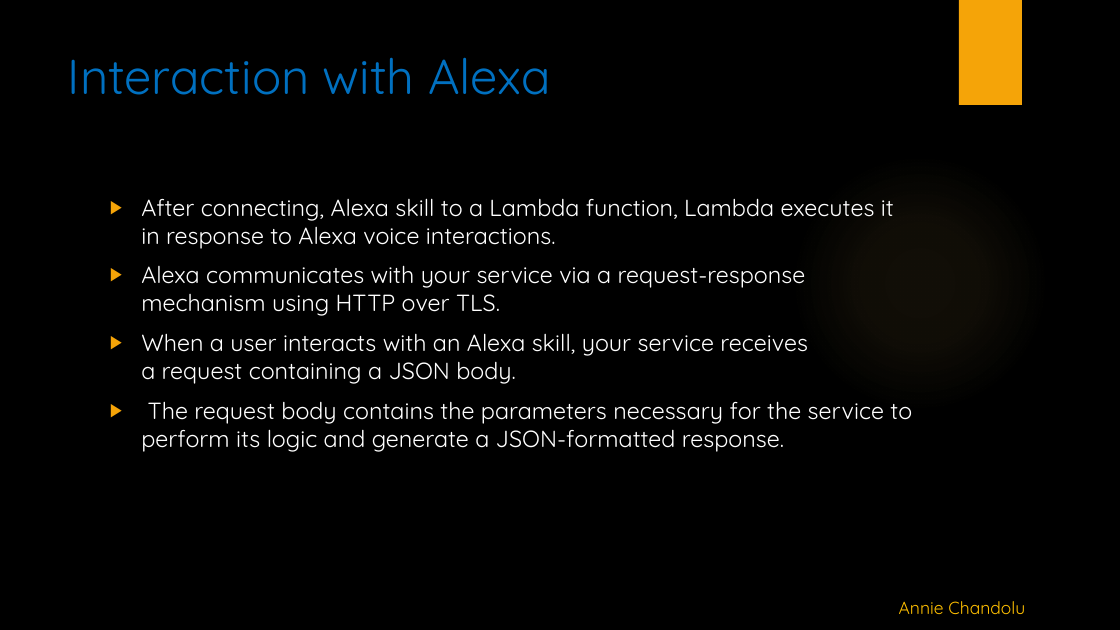
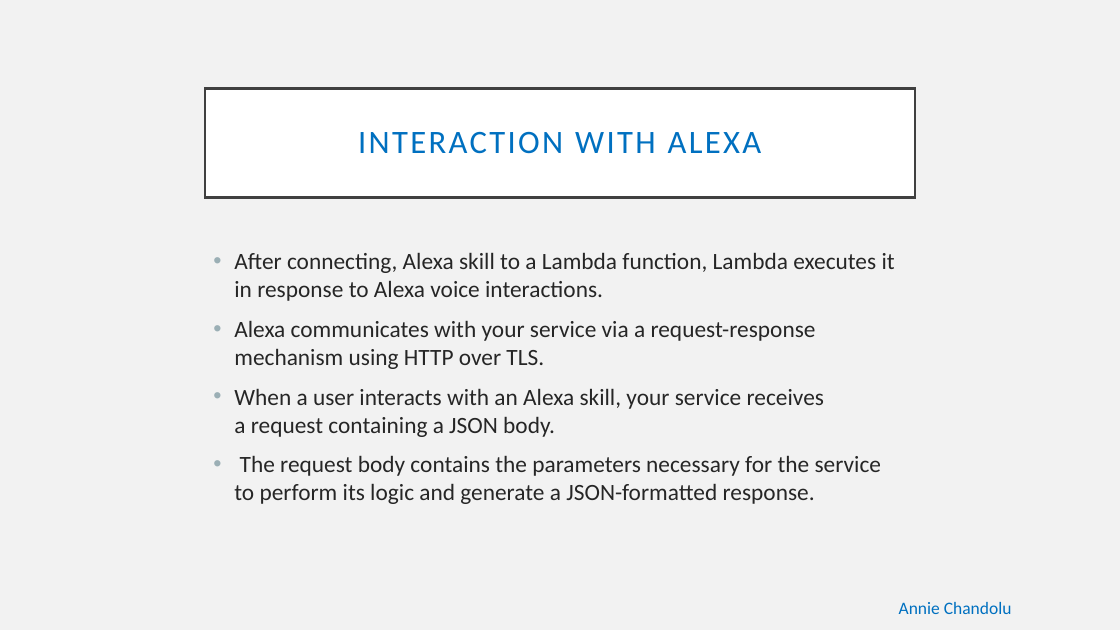
Before and after one commit to alekhyajaddu/alexa-project, a slide deck: slide 14 of Alexa ppt.pptx. Drawn at 1120x630 pixels with LibreOffice and Linux fonts; fonts in the diff are those of the drawing; background and template pictures are left out. Boxes give left, top, right and bottom in pixels: in the first picture for what was removed or moved away, otherwise in the second. Text is boxed around its words. In the diff, an @@ line names an element or a change of style, - is before the commit and + after.

```diff
--- a/Alexa ppt.pptx
+++ b/Alexa ppt.pptx
@@ background picture (left out) to #F2F2F2 @@
@@ rectangle removed at (959,0,1022,105) @@
@@ title "INTERACTION WITH ALEXA": place and size @@
-title "INTERACTION WITH ALEXA" at (68,57,551,95)
+title "INTERACTION WITH ALEXA" at (205,88,915,197)
@@ title "INTERACTION WITH ALEXA" at (205,88,915,197): vertical alignment top to middle; fill none to #FFFFFF; outline none to #404040 2.5 pt @@
@@ title at (358,131,762,154): text changed; size 42 to 28 pt; font Quicksand to Calibri @@
-Interaction with Alexa
+INTERACTION WITH ALEXA
@@ ellipse removed at (791,154,1049,413) @@
@@ text "After connecting, Alexa skill to ...": place and size @@
-text "After connecting, Alexa skill to ..." at (141,198,912,452)
+text "After connecting, Alexa skill to ..." at (234,252,895,504)
@@ text "After connecting, Alexa skill to ..." at (234,252,895,504): font Quicksand to Calibri, text colour #FFFFFF to #262626; bullet ▶ to •; bullet colour #F5A408 to #9BAFB5 @@
@@ text "Annie Chandolu" at (899,602,1012,614): font Quicksand to Calibri, text colour #FFC000 to #0070C0 @@
```
Also in this commit, not shown: 18 other slides changed.
